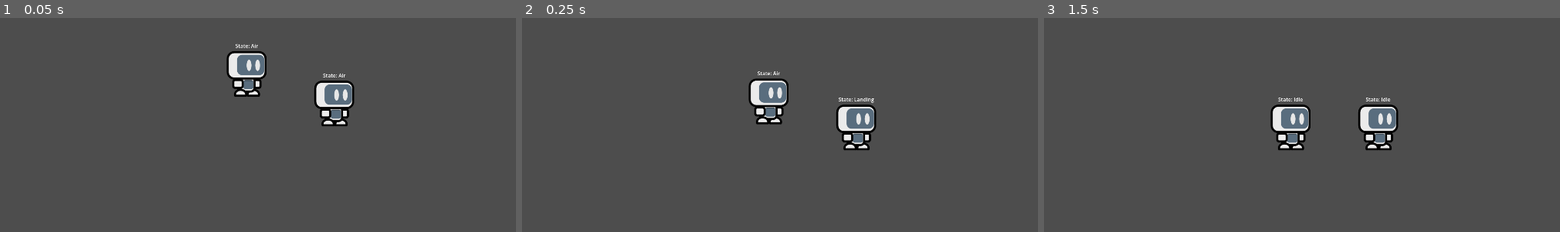
Above: before the commit, frames 1-3 (left to right).
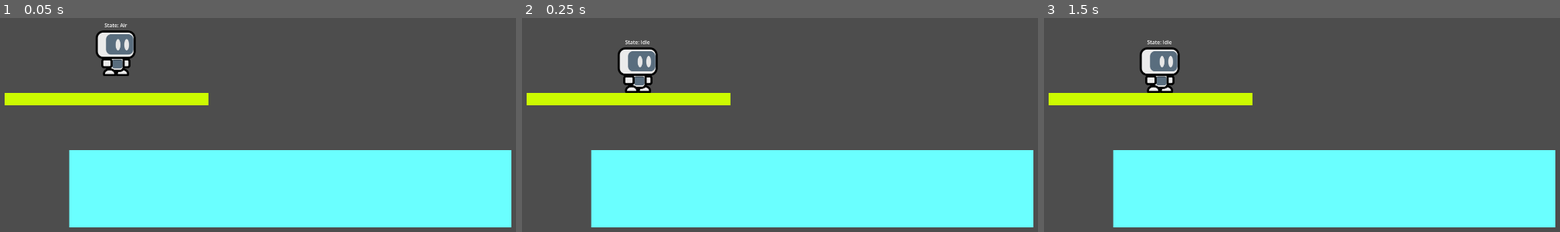
Above: after the commit, the same moments.

Repository: AcroPR/HyperStrikeDudes2D
Game: Godot game, scene res://src/stages/0base/stage.tscn
The game is run twice, just before and just after one commit, with the same random seed, the same clock (stepped at 60 frames per second) and the same inputs. Before the commit the project starts from res://src/stages/test_tea/stage.tscn.
Inputs (mouse positions are in pixels of both pictures, inside the frame that each line leads up to):
- Up to frame 1 (0.05 s): no input
- Up to frame 2 (0.25 s): no input
- Up to frame 3 (1.5 s): tap Enter at 0.5 s; move the mouse to (1472, 80) at 0.52 s; click (1472, 80) at 0.67 s; tap Space at 1.25 s; move the mouse to (1209, 114) at 1.27 s; click (1209, 114) at 1.42 s

The runs differ from the first frame. In frame 1, 38% of the frame differs, in the area x 0-100%, y 2-98%; in frame 2, 38%, in the area x 0-100%, y 10-98%; in frame 3, 38%.

Commit message:
feat: blast zones

Diff:
--- a/project.godot
+++ b/project.godot
@@ -19,6 +19,7 @@
 
 Controls="*uid://csr5tiec3wjck"
 GameModifiers="*uid://co5kyxwpssqh1"
+MatchGlobal="*uid://bvjqcqbgyj8ac"
 
 [display]
 
--- /dev/null
+++ b/src/core/autoloads/match_global.gd
@@ -0,0 +1,43 @@
+extends Node
+
+const MAX_PLAYERS = 4
+const MIN_PLAYERS = 2
+const MAX_LIVES = 99
+const MIN_LIVES = 1
+
+# How many lives the players start with
+var startingLives = 4
+
+var timer = true
+
+var playerValues = {
+	"Fighter": 0,
+	"Color": 0,
+	"Team": 0,
+	"Controller_Index": 0,
+}
+
+var players = []
+
+#Array of how many players are on what team
+var currentPlayers = 2
+
+#Int Array That Holds The Number Of Lives Of Each Player
+var playerLives = [0,0,0,0]
+
+func _ready():
+	var playerCount = MAX_PLAYERS
+
+	for i in range(playerCount):
+		var newPlayer = playerValues.duplicate()
+		newPlayer["Controller_Index"] = i
+		newPlayer["Team"] = i
+		players.append(newPlayer)
+
+func _input(event: InputEvent) -> void:
+	if event is InputEventKey and event.pressed:
+		if event.keycode == KEY_ESCAPE:
+			if DisplayServer.window_get_mode() == DisplayServer.WINDOW_MODE_EXCLUSIVE_FULLSCREEN:
+				DisplayServer.window_set_mode(DisplayServer.WINDOW_MODE_MAXIMIZED)
+			else:
+				DisplayServer.window_set_mode(DisplayServer.WINDOW_MODE_EXCLUSIVE_FULLSCREEN)
--- a/src/fighters/0base/fighter.tscn
+++ b/src/fighters/0base/fighter.tscn
@@ -166,7 +166,7 @@
 
 [node name="Hurtbox" type="Area2D" parent="ModelCollisions/Hurtboxes" unique_id=1949043395]
 collision_layer = 16
-collision_mask = 8
+collision_mask = 72
 
 [node name="CollisionShape2D" type="CollisionShape2D" parent="ModelCollisions/Hurtboxes/Hurtbox" unique_id=1134511638]
 shape = SubResource("RectangleShape2D_j5tfj")
--- a/src/fighters/0base/scripts/fighter.gd
+++ b/src/fighters/0base/scripts/fighter.gd
@@ -1,5 +1,7 @@
 class_name Fighter
 extends CharacterBody2D
+
+signal dead_fighter
 
 const WALK_THRESHOLD: float = 0.25
 const RUN_THRESHOLD: float = 0.8
@@ -65,9 +67,8 @@
 			modelCollisions.scale.x = 1
 
 func _ready() -> void:
-	inputComponent.controllerID = playerID
 	ledgeHeld = null
-	#inputComponent.controllerID = MatchGlobal.players[playerID]["Controller_Index"]
+	inputComponent.controllerID = MatchGlobal.players[playerID]["Controller_Index"]
 	stateMachine.init(self, model, inputComponent)
 	match facingRight:
 		true:
@@ -88,7 +89,9 @@
 	stateMachine.process_input(event)
 
 func _on_hurtbox_area_entered(area: Area2D) -> void:
-	print("OOOOOOWWWWWWW!!!!!!!!!!!!")
+	if area.collision_layer & (1 << 6):
+		emit_signal("dead_fighter",playerID)
+		queue_free()
 
 func _on_ledge_grab_box_area_entered(ledge: Ledge) -> void:
 	if ledgeGrabCount < GameModifiers.ledgeGrabLimit:
--- a/src/fighters/0base/scripts/off_screen_marker.gd
+++ b/src/fighters/0base/scripts/off_screen_marker.gd
@@ -13,7 +13,7 @@
 	camera = get_viewport().get_camera_2d()
 	sprite.texture = parent.get_node("SubViewportContainer/SubViewport").get_texture()
 
-func _process(delta: float) -> void:
+func _process(_delta: float) -> void:
 	var targetGlobalPosition: Vector2 = parent.global_position
 	var viewportDimensions: Vector2 = get_viewport().get_visible_rect().size
 	var screenCoordinates: Vector2 = (targetGlobalPosition - camera.global_position) * camera.zoom + viewportDimensions * 0.5
--- /dev/null
+++ b/src/stage_nodes/fighter_spawner.tscn
@@ -0,0 +1,10 @@
+[gd_scene format=3 uid="uid://cmrxdvaryyov1"]
+
+[ext_resource type="Script" uid="uid://ba3j4joo5g1eq" path="res://src/stage_nodes/scripts/fighter_spawner.gd" id="1_0st34"]
+[ext_resource type="Texture2D" uid="uid://dy7g1lamkru3t" path="res://icon.svg" id="1_k41ix"]
+
+[node name="FighterSpawner" type="Node2D" unique_id=1296158006]
+script = ExtResource("1_0st34")
+
+[node name="Sprite2D" type="Sprite2D" parent="." unique_id=428437990]
+texture = ExtResource("1_k41ix")
--- /dev/null
+++ b/src/stage_nodes/scripts/fighter_spawner.gd
@@ -0,0 +1,22 @@
+class_name FighterSpawner
+extends Node2D
+
+@export var stage: Stage
+@export_range(-1,3) var playerID: int = -1
+
+func _on_dead_fighter(_playerID: int):
+	MatchGlobal.playerLives[_playerID] -= 1
+	stage.call_deferred("_spawn_dead_player", _playerID)
+
+func _spawn_fighter(_playerID: int = 0):
+	var fighter = preload("res://src/fighters/0base/fighter.tscn")
+	var fighter_instance: Fighter = fighter.instantiate()
+	fighter_instance.dead_fighter.connect(_on_dead_fighter)
+	if playerID == -1:
+		fighter_instance.playerID = _playerID
+	else:
+		fighter_instance.playerID = playerID
+	add_child(fighter_instance)
+
+func _ready() -> void:
+	$Sprite2D.visible = false
--- /dev/null
+++ b/src/stages/0base/script/stage.gd
@@ -0,0 +1,13 @@
+class_name Stage
+extends Node2D
+
+@onready var fighterSpawners = $FighterSpawners
+
+func _spawn_dead_player(_playerID: int):
+	var fighterSpawner: FighterSpawner = fighterSpawners.get_node("-1")
+	fighterSpawner._spawn_fighter(_playerID)
+
+func _ready() -> void:
+	for fighterSpawner: FighterSpawner in fighterSpawners.get_children():
+		if fighterSpawner.playerID != -1:
+			fighterSpawner._spawn_fighter()
--- /dev/null
+++ b/src/stages/0base/stage.tscn
@@ -0,0 +1,108 @@
+[gd_scene format=3 uid="uid://m8ufo6g8l4wv"]
+
+[ext_resource type="Script" uid="uid://grnnlm6acnfl" path="res://src/stages/0base/script/stage.gd" id="1_onwow"]
+[ext_resource type="PackedScene" uid="uid://culor3dapbonn" path="res://src/stage_nodes/ledge.tscn" id="1_tg4du"]
+[ext_resource type="PackedScene" uid="uid://cmrxdvaryyov1" path="res://src/stage_nodes/fighter_spawner.tscn" id="2_onwow"]
+
+[sub_resource type="RectangleShape2D" id="RectangleShape2D_s7spp"]
+size = Vector2(1372, 240)
+
+[sub_resource type="RectangleShape2D" id="RectangleShape2D_ow34k"]
+size = Vector2(630, 40)
+
+[sub_resource type="RectangleShape2D" id="RectangleShape2D_j5tfj"]
+size = Vector2(708, 2760)
+
+[sub_resource type="RectangleShape2D" id="RectangleShape2D_dc0mv"]
+size = Vector2(4362, 414)
+
+[node name="TestTea" type="Node2D" unique_id=1771569870]
+script = ExtResource("1_onwow")
+
+[node name="Camera2D" type="Camera2D" parent="." unique_id=1656270395]
+
+[node name="Stage" type="Node2D" parent="." unique_id=1583683138]
+
+[node name="MainStage" type="StaticBody2D" parent="Stage" unique_id=1638512175]
+position = Vector2(0, 282)
+
+[node name="CollisionShape2D" type="CollisionShape2D" parent="Stage/MainStage" unique_id=959838015]
+shape = SubResource("RectangleShape2D_s7spp")
+
+[node name="ColorRect" type="ColorRect" parent="Stage/MainStage" unique_id=906999943]
+offset_left = -687.0
+offset_top = -119.0
+offset_right = 686.0
+offset_bottom = 121.0
+color = Color(0.41568628, 1, 1, 1)
+
+[node name="Platform" type="StaticBody2D" parent="Stage" unique_id=1445505944]
+position = Vector2(-571, 4)
+collision_layer = 4
+collision_mask = 0
+
+[node name="CollisionShape2D" type="CollisionShape2D" parent="Stage/Platform" unique_id=13433915]
+shape = SubResource("RectangleShape2D_ow34k")
+one_way_collision = true
+debug_color = Color(0.85490197, 0.7882353, 0, 0.41960785)
+
+[node name="ColorRect" type="ColorRect" parent="Stage/Platform" unique_id=157202164]
+offset_left = -317.0
+offset_top = -18.0
+offset_right = 316.0
+offset_bottom = 20.0
+color = Color(0.79988927, 0.9820984, 2.3102762e-06, 1)
+
+[node name="LedgeRight" parent="Stage" unique_id=940562255 instance=ExtResource("1_tg4du")]
+position = Vector2(686, 162)
+
+[node name="LedgeLeft" parent="Stage" unique_id=169432444 instance=ExtResource("1_tg4du")]
+position = Vector2(-686, 162)
+
+[node name="FighterSpawners" type="Node2D" parent="." unique_id=1461162809]
+
+[node name="-1" parent="FighterSpawners" unique_id=1296158006 node_paths=PackedStringArray("stage") instance=ExtResource("2_onwow")]
+stage = NodePath("../..")
+
+[node name="0" parent="FighterSpawners" unique_id=1334782252 node_paths=PackedStringArray("stage") instance=ExtResource("2_onwow")]
+position = Vector2(-543, -142)
+stage = NodePath("../..")
+playerID = 0
+
+[node name="DeathZone" type="Node2D" parent="." unique_id=389067667]
+
+[node name="Left" type="Area2D" parent="DeathZone" unique_id=581965215]
+position = Vector2(-1754, 0)
+collision_layer = 64
+collision_mask = 0
+
+[node name="CollisionShape2D" type="CollisionShape2D" parent="DeathZone/Left" unique_id=1424694363]
+shape = SubResource("RectangleShape2D_j5tfj")
+debug_color = Color(1, 0, 0, 0.41960785)
+
+[node name="Right" type="Area2D" parent="DeathZone" unique_id=551808009]
+position = Vector2(1754, 0)
+collision_layer = 64
+collision_mask = 0
+
+[node name="CollisionShape2D" type="CollisionShape2D" parent="DeathZone/Right" unique_id=1793532152]
+shape = SubResource("RectangleShape2D_j5tfj")
+debug_color = Color(1, 0, 0, 0.41960785)
+
+[node name="Top" type="Area2D" parent="DeathZone" unique_id=329809562]
+position = Vector2(0, -1169)
+collision_layer = 64
+collision_mask = 0
+
+[node name="CollisionShape2D" type="CollisionShape2D" parent="DeathZone/Top" unique_id=2012956242]
+shape = SubResource("RectangleShape2D_dc0mv")
+debug_color = Color(1, 0, 0, 0.41960785)
+
+[node name="Bottom" type="Area2D" parent="DeathZone" unique_id=740227810]
+position = Vector2(0, 1169)
+collision_layer = 64
+collision_mask = 0
+
+[node name="CollisionShape2D" type="CollisionShape2D" parent="DeathZone/Bottom" unique_id=1388296877]
+shape = SubResource("RectangleShape2D_dc0mv")
+debug_color = Color(1, 0, 0, 0.41960785)
--- a/src/stages/test_tea/stage.tscn
+++ /dev/null
@@ -1,54 +0,0 @@
-[gd_scene format=3 uid="uid://m8ufo6g8l4wv"]
-
-[ext_resource type="PackedScene" uid="uid://culor3dapbonn" path="res://src/stage_nodes/ledge.tscn" id="1_dc0mv"]
-[ext_resource type="PackedScene" uid="uid://bo6fwwvivas0j" path="res://src/fighters/0base/fighter.tscn" id="1_ioypq"]
-
-[sub_resource type="RectangleShape2D" id="RectangleShape2D_s7spp"]
-size = Vector2(1372, 240)
-
-[sub_resource type="RectangleShape2D" id="RectangleShape2D_ioypq"]
-size = Vector2(2930, 240)
-
-[sub_resource type="RectangleShape2D" id="RectangleShape2D_ow34k"]
-size = Vector2(630, 40)
-
-[node name="TestTea" type="Node2D" unique_id=1771569870]
-
-[node name="Camera2D" type="Camera2D" parent="." unique_id=1656270395]
-
-[node name="Stage" type="Node2D" parent="." unique_id=1583683138]
-
-[node name="MainStage" type="StaticBody2D" parent="Stage" unique_id=1638512175]
-position = Vector2(0, 282)
-
-[node name="CollisionShape2D" type="CollisionShape2D" parent="Stage/MainStage" unique_id=959838015]
-shape = SubResource("RectangleShape2D_s7spp")
-
-[node name="MainStage2" type="StaticBody2D" parent="Stage" unique_id=339645551]
-position = Vector2(23, -688)
-
-[node name="CollisionShape2D" type="CollisionShape2D" parent="Stage/MainStage2" unique_id=860838220]
-shape = SubResource("RectangleShape2D_ioypq")
-
-[node name="Platform" type="StaticBody2D" parent="Stage" unique_id=1445505944]
-position = Vector2(-571, 4)
-collision_layer = 4
-collision_mask = 0
-
-[node name="CollisionShape2D" type="CollisionShape2D" parent="Stage/Platform" unique_id=13433915]
-shape = SubResource("RectangleShape2D_ow34k")
-one_way_collision = true
-debug_color = Color(0.85490197, 0.7882353, 0, 0.41960785)
-
-[node name="LedgeRight" parent="Stage" unique_id=940562255 instance=ExtResource("1_dc0mv")]
-position = Vector2(686, 162)
-
-[node name="LedgeLeft" parent="Stage" unique_id=169432444 instance=ExtResource("1_dc0mv")]
-position = Vector2(-686, 162)
-
-[node name="Fighter" parent="." unique_id=166561770 instance=ExtResource("1_ioypq")]
-position = Vector2(136, 14)
-
-[node name="Fighter2" parent="." unique_id=78937163 instance=ExtResource("1_ioypq")]
-position = Vector2(-136, -78)
-playerID = 1
Not shown, added: src/core/autoloads/match_global.gd.uid
Not shown, added: src/stage_nodes/scripts/fighter_spawner.gd.uid
Not shown, added: src/stages/0base/script/stage.gd.uid
